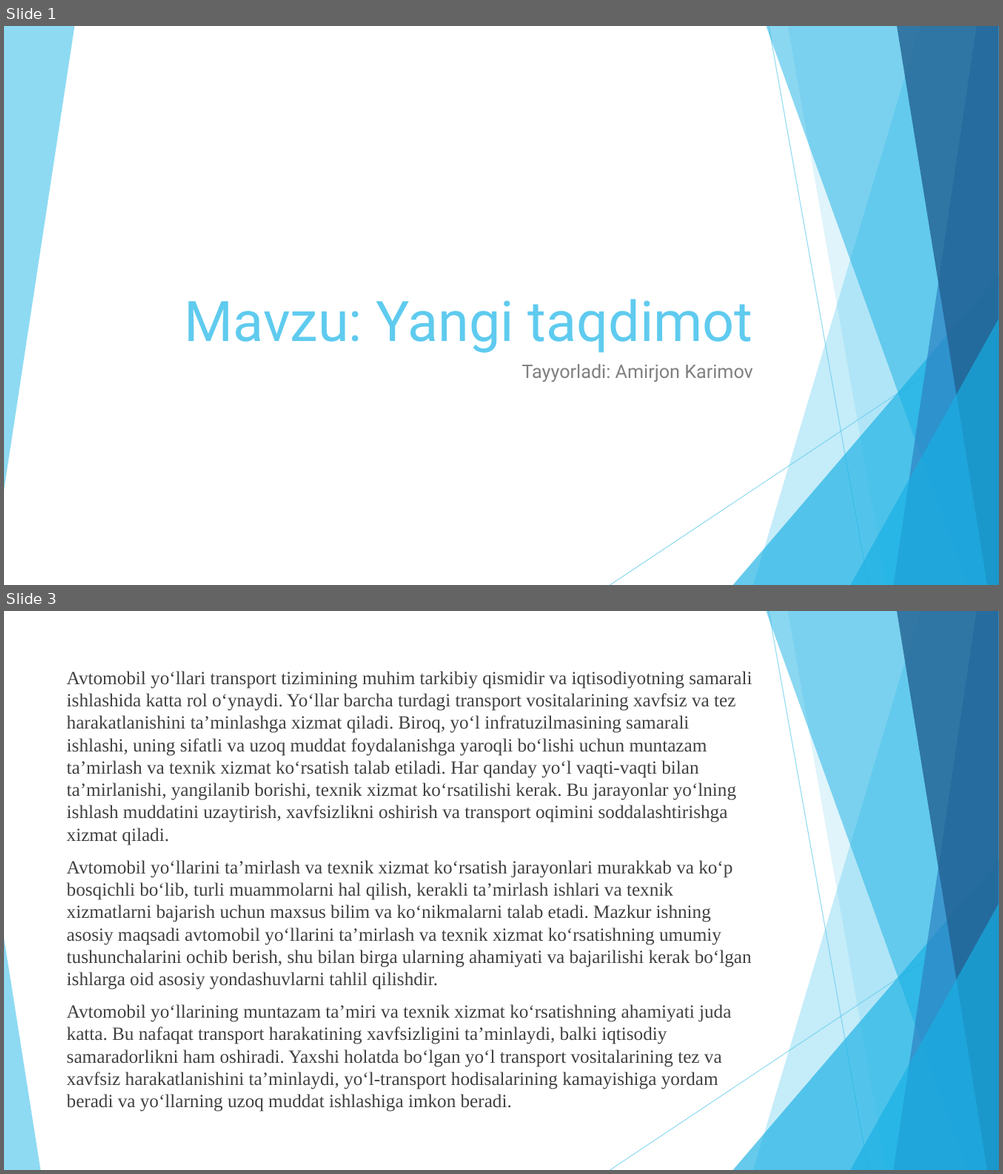
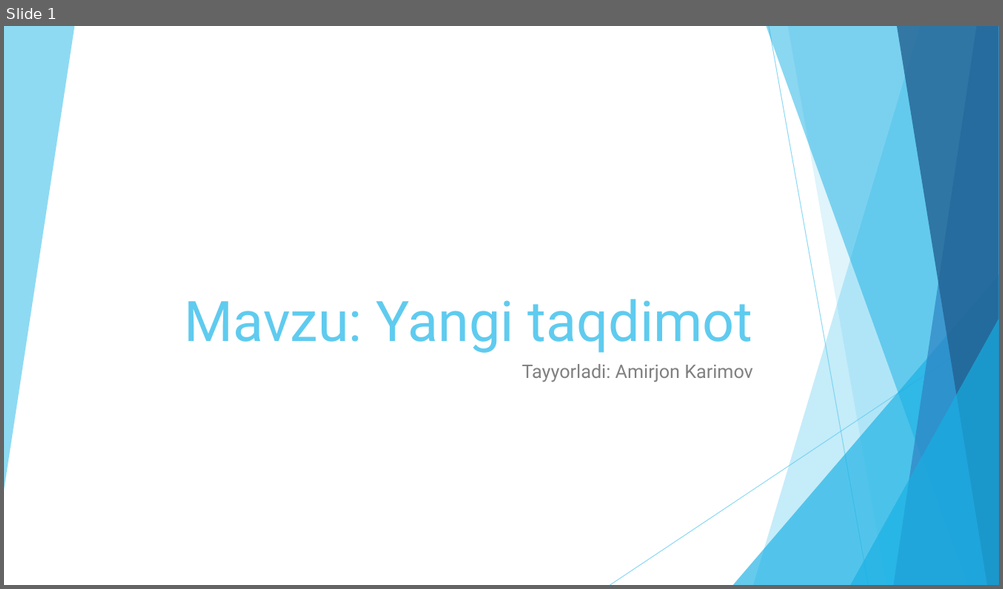
Before and after one commit to AmirjonKarimov2007/ai_bot, a slide deck: edited_shablon.pptx. Shown one above the other, each under a label of ours: slides 1 and 3 before the commit, slide 1 after it; the slides between them are not shown. The pictures are 1003x1174 and 1003x589 pixels, drawn with LibreOffice and Linux fonts; fonts in the diff are those of the drawing. Boxes give left, top, right and bottom in pixels: in the first picture for what was removed or moved away, otherwise in the second. Text is boxed around its words. In the diff, an @@ line names an element or a change of style, - is before the commit and + after.

```diff
--- a/edited_shablon.pptx
+++ b/edited_shablon.pptx
@@ slide 3 removed at [4, 611, 999, 1170], background #FFFFFF; not listed: 9 template elements that a slide beside it also shows @@
@@ text removed at [67, 671, 751, 1112] @@
-Avtomobil yo‘llari transport tizimining muhim tarkibiy qismidir va iqtisodiyotning samarali ishlashida katta rol o‘ynaydi. Yo‘llar barcha turdagi transport vositalarining xavfsiz va tez harakatlanishini ta’minlashga xizmat qiladi. Biroq, yo‘l infratuzilmasining samarali ishlashi, uning sifatli va uzoq muddat foydalanishga yaroqli bo‘lishi uchun muntazam ta’mirlash va texnik xizmat ko‘rsatish talab etiladi. Har qanday yo‘l vaqti-vaqti bilan ta’mirlanishi, yangilanib borishi, texnik xizmat ko‘rsatilishi kerak. Bu jarayonlar yo‘lning ishlash muddatini uzaytirish, xavfsizlikni oshirish va transport oqimini soddalashtirishga xizmat qiladi.
-Avtomobil yo‘llarini ta’mirlash va texnik xizmat ko‘rsatish jarayonlari murakkab va ko‘p bosqichli bo‘lib, turli muammolarni hal qilish, kerakli ta’mirlash ishlari va texnik xizmatlarni bajarish uchun maxsus bilim va ko‘nikmalarni talab etadi. Mazkur ishning asosiy maqsadi avtomobil yo‘llarini ta’mirlash va texnik xizmat ko‘rsatishning umumiy tushunchalarini ochib berish, shu bilan birga ularning ahamiyati va bajarilishi kerak bo‘lgan ishlarga oid asosiy yondashuvlarni tahlil qilishdir.
-Avtomobil yo‘llarining muntazam ta’miri va texnik xizmat ko‘rsatishning ahamiyati juda katta. Bu nafaqat transport harakatining xavfsizligini ta’minlaydi, balki iqtisodiy samaradorlikni ham oshiradi. Yaxshi holatda bo‘lgan yo‘l transport vositalarining tez va xavfsiz harakatlanishini ta’minlaydi, yo‘l-transport hodisalarining kamayishiga yordam beradi va yo‘llarning uzoq muddat ishlashiga imkon beradi.
@@ triangle removed at [4, 939, 40, 1170] @@
```
Also in this commit, not shown: 2 slides changed, 4 slides added, 8 other slides removed, 3 other files.
